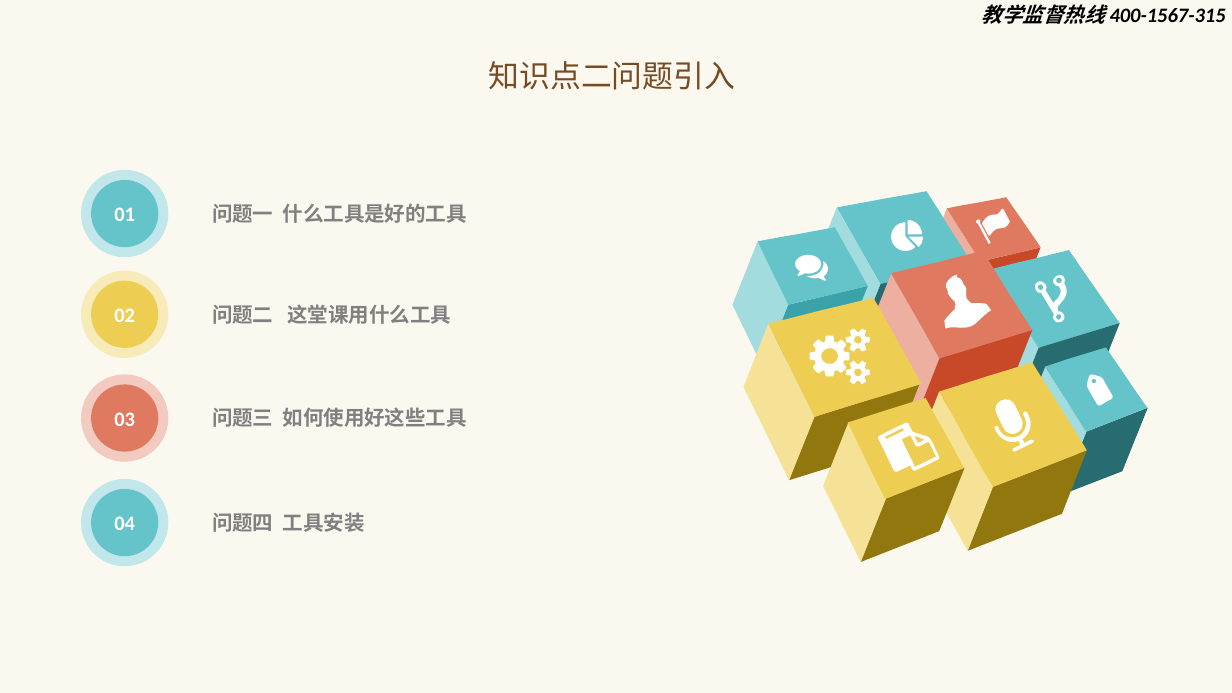
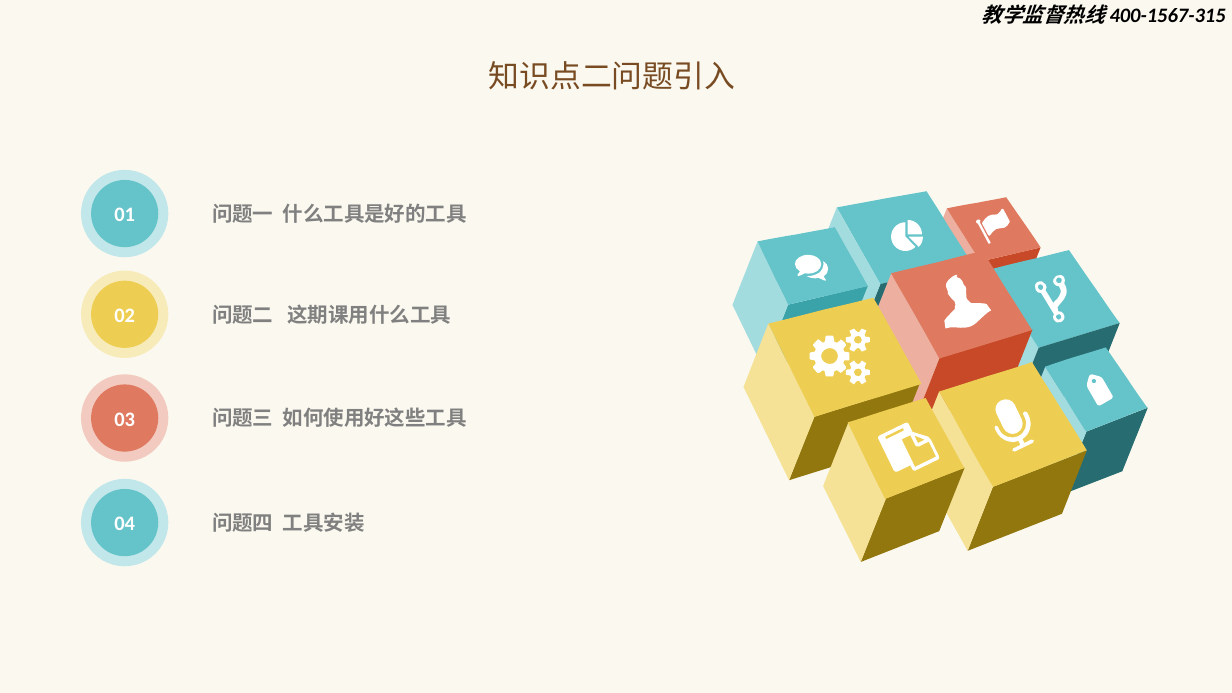
Before and after one commit to pizil-li/ClassDoc, a slide deck: slide 6 of 课件/第二节课/python基础标准课件.pptx. Drawn at 1232x693 pixels with LibreOffice and Linux fonts; fonts in the diff are those of the drawing; background and template pictures are left out. Boxes give left, top, right and bottom in pixels: in the first picture for what was removed or moved away, otherwise in the second. Text is boxed around its words. In the diff, an @@ line names an element or a change of style, - is before the commit and + after.

```diff
--- a/课件/第二节课/python基础标准课件.pptx
+++ b/课件/第二节课/python基础标准课件.pptx
@@ text at (212,304,451,324): text changed @@
-问题二 这堂课用什么工具
+问题二 这期课用什么工具
```
Also in this commit, not shown: 7 other files.
